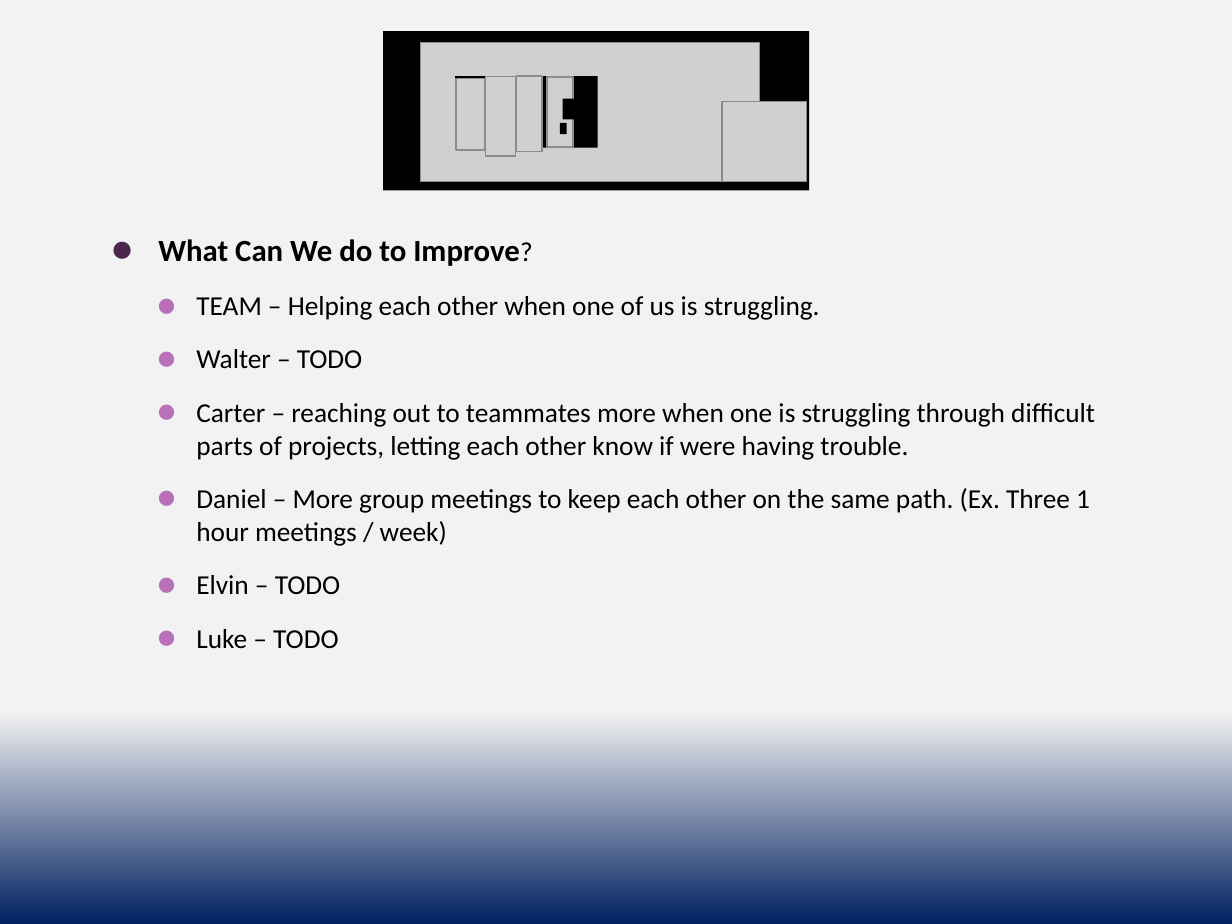
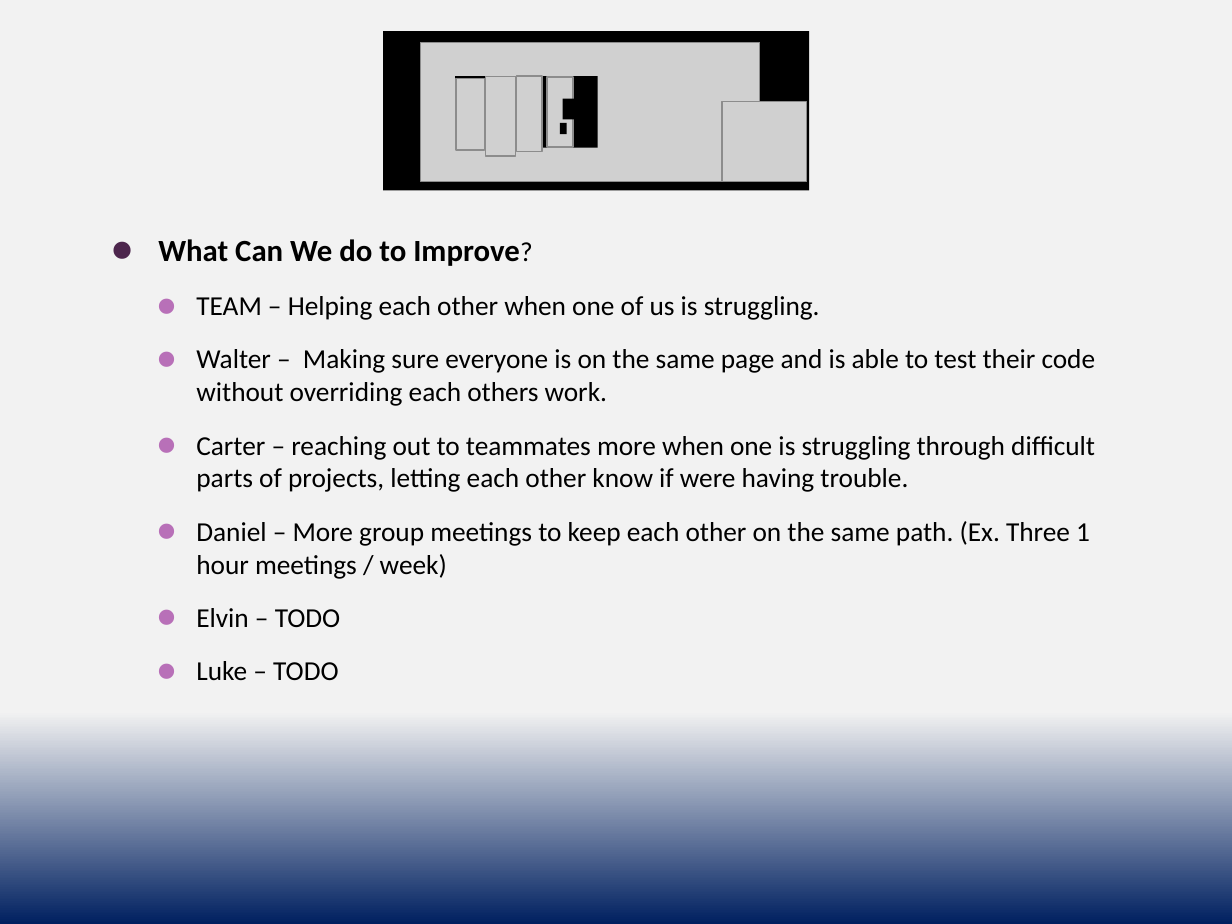
Before and after one commit to cs3398-borgs-bros/JeopardyChamp-Project, a slide deck: slide 3 of docs/Borgs_Retrospective - Sprint 3.pptx. Drawn at 1232x924 pixels with LibreOffice and Linux fonts; fonts in the diff are those of the drawing; grey boxes stand for pictures. Boxes give left, top, right and bottom in pixels: in the first picture for what was removed or moved away, otherwise in the second. Text is boxed around its words. In the diff, an @@ line names an element or a change of style, - is before the commit and + after.

```diff
--- a/docs/Borgs_Retrospective - Sprint 3.pptx
+++ b/docs/Borgs_Retrospective - Sprint 3.pptx
@@ text at box(196, 349, 1096, 406): text changed @@
-    ⚫ Walter – TODO
+    ⚫ Walter – Making sure everyone is on the same page and is able to test their code without overriding each others work.
```
Also in this commit, not shown: 2 other slides changed.
